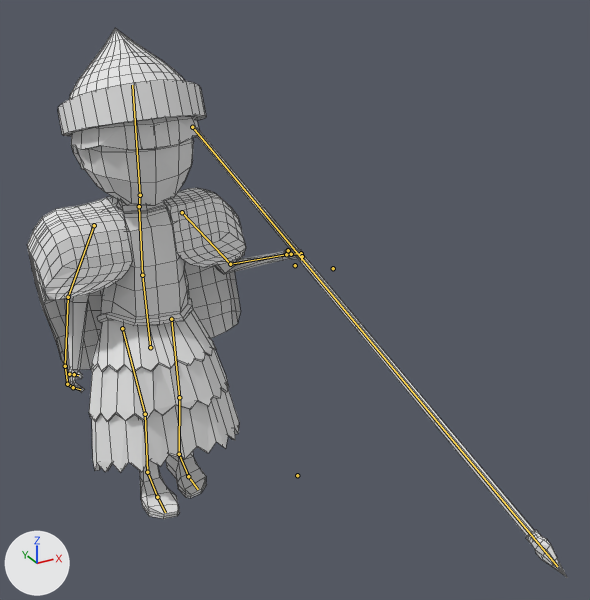
The Blender file Map/Assets/Models/Summerian_warrior/summerian_warrior.blend, before and after one commit.
Camera for both pictures: a 50 mm camera at (-1.07, -3.34, 2.52) aimed at (0.47, -0.55, 1.12). Every picture has the same lights, and +X, +Y and +Z are marked at lower left. Both versions are drawn at frame 5 of the action 'Sumerian_Warrior_Dead'; the numbers are the values there. The bones that bend it are drawn over the model as lines. Mesh edges are drawn as thin lines.

The first picture shows 'Warrior'.
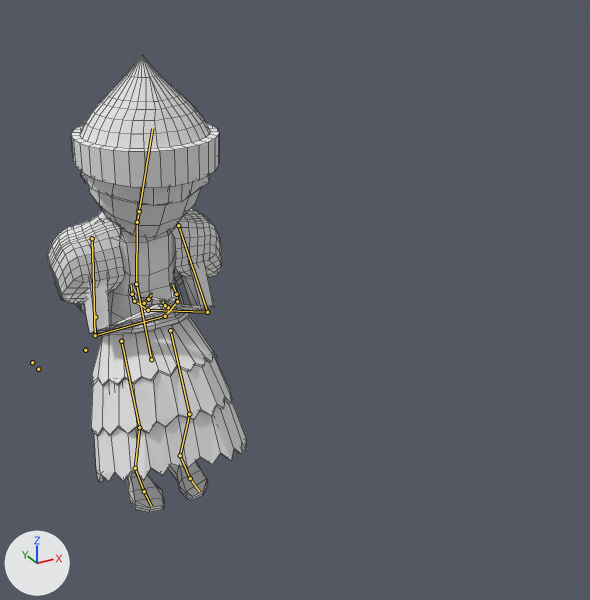
Edits to the scene script, one JSON object a line:
```json
{"block": "bone_abdomen", "where": "bone_abdomen = bpy.data.objects['Armature'].pose.bones['abdomen']  # child of 'root'"}
{"op": "set", "path": "bone_abdomen.location", "old": "(0.0, -0.05, 0.0)", "new": "(0.0, -0.5, -0.01)"}
{"op": "set", "path": "bone_abdomen.rotation_quaternion", "old": "(1.0, 0.0, 0.0, 0.0)", "new": "(0.993, -0.055, -0.008, -0.109)", "note": "degrees (0, 0, 0) -> degrees (-6, -2, -12)"}
{"block": "bone_pecho", "where": "bone_pecho = bpy.data.objects['Armature'].pose.bones['pecho']  # child of 'abdomen'"}
{"op": "set", "path": "bone_pecho.rotation_quaternion", "old": "(1.0, 0.0, 0.0, 0.0)", "new": "(0.997, -0.075, 0.007, -0.009)", "note": "degrees (0, 0, 0) -> degrees (-9, 1, -1)"}
{"block": "bone_cabeza", "where": "bone_cabeza = bpy.data.objects['Armature'].pose.bones['cabeza']  # child of 'cuello'"}
{"op": "set", "path": "bone_cabeza.rotation_quaternion", "old": "(1.0, 0.0, 0.0, 0.0)", "new": "(0.988, -0.149, 0.007, 0.034)", "note": "degrees (0, 0, 0) -> degrees (-17, 1, 4)"}
{"block": "bone_brazo_l", "where": "bone_brazo_l = bpy.data.objects['Armature'].pose.bones['brazo_L']  # child of 'pecho'"}
{"op": "set", "path": "bone_brazo_l.rotation_quaternion", "old": "(0.996, 0.027, 0.006, 0.032)", "new": "(0.924, -0.282, -0.116, -0.231)", "note": "degrees (3, 1, 4) -> degrees (-30, -20, -23)"}
{"block": "bone_antebrazo_l", "where": "bone_antebrazo_l = bpy.data.objects['Armature'].pose.bones['antebrazo_L']  # child of 'brazo_L'"}
{"op": "set", "path": "bone_antebrazo_l.rotation_quaternion", "old": "(0.701, 0.4, -0.334, -0.412)", "new": "(0.604, -0.678, -0.17, -0.383)", "note": "degrees (65, -9, -66) -> degrees (-88, -46, -20)"}
{"block": "bone_mano_l", "where": "bone_mano_l = bpy.data.objects['Armature'].pose.bones['mano_L']  # child of 'antebrazo_L'"}
{"op": "set", "path": "bone_mano_l.rotation_quaternion", "old": "(1.0, 0.0, 0.0, 0.0)", "new": "(0.983, -0.02, -0.014, -0.18)", "note": "degrees (0, 0, 0) -> degrees (-2, -2, -21)"}
{"block": "bone_hacha", "where": "bone_hacha = bpy.data.objects['Armature'].pose.bones['Hacha']  # child of 'mano_L'"}
{"op": "set", "path": "bone_hacha.location", "old": "(1.2, 12.03, -9.09)", "new": "(0.0, 0.0, 0.1)"}
{"op": "set", "path": "bone_hacha.rotation_quaternion", "old": "(0.635, 0.743, -0.097, -0.024)", "new": "(0.989, 0.113, -0.07, -0.042)", "note": "degrees (99, -5, -10) -> degrees (13, -7, -6)"}
{"op": "set", "path": "bone_hacha.scale", "old": "(1.0, 1.0, 1.0)", "new": "(0.0, 0.0, 0.0)"}
{"block": "bone_brazo_r", "where": "bone_brazo_r = bpy.data.objects['Armature'].pose.bones['brazo_R']  # child of 'pecho'"}
{"op": "set", "path": "bone_brazo_r.rotation_quaternion", "old": "(0.969, -0.156, -0.081, -0.161)", "new": "(0.924, -0.282, 0.116, 0.231)", "note": "degrees (-16, -12, -17) -> degrees (-30, 20, 23)"}
{"block": "bone_antebrazo_r", "where": "bone_antebrazo_r = bpy.data.objects['Armature'].pose.bones['antebrazo_R']  # child of 'brazo_R'"}
{"op": "set", "path": "bone_antebrazo_r.rotation_quaternion", "old": "(0.994, 0.068, 0.016, 0.087)", "new": "(0.673, -0.575, 0.218, 0.411)", "note": "degrees (8, 1, 10) -> degrees (-68, 50, 28)"}
{"block": "bone_mano_r", "where": "bone_mano_r = bpy.data.objects['Armature'].pose.bones['mano_R']  # child of 'antebrazo_R'"}
{"op": "set", "path": "bone_mano_r.rotation_quaternion", "old": "(1.0, 0.0, 0.0, 0.0)", "new": "(0.971, -0.149, 0.106, 0.157)", "note": "degrees (0, 0, 0) -> degrees (-15, 15, 16)"}
{"block": "bone_pie_l_control", "where": "bone_pie_l_control = bpy.data.objects['Armature'].pose.bones['pie_L_control']  # child of 'root'"}
{"op": "set", "path": "bone_pie_l_control.location", "old": "(0.0, -0.13, 0.0)", "new": "(0.0, 0.0, 0.0)"}
{"block": "bone_pie_r_control", "where": "bone_pie_r_control = bpy.data.objects['Armature'].pose.bones['pie_R_control']  # child of 'root'"}
{"op": "set", "path": "bone_pie_r_control.location", "old": "(-0.02, 1.49, 0.77)", "new": "(0.0, 0.0, 0.0)"}
```

Pixel boxes (x1, y1, x2, y2) of what changed, in the pictures (590 x 600 px):
```json
{"object": "Warrior", "change": "posed", "before": [27, 28, 567, 577], "after": [48, 55, 246, 512], "on screen": "63% narrower, 17% shorter"}
{"bone": "abdomen", "before": "(150, 347) to (142, 275)", "after": "(151, 359) to (136, 284)"}
{"bone": "pecho", "before": "(142, 275) to (139, 206)", "after": "(136, 284) to (137, 222)"}
{"bone": "cabeza", "before": "(140, 195) to (132, 85)", "after": "(139, 211) to (152, 128)"}
{"bone": "brazo_L", "before": "(182, 212) to (230, 264)", "after": "(178, 225) to (207, 312)"}
{"bone": "antebrazo_L", "before": "(230, 264) to (286, 254)", "after": "(207, 312) to (148, 310)"}
{"bone": "mano_L", "before": "(286, 254) to (301, 253)", "after": "(148, 310) to (134, 301)"}
{"bone": "Hacha", "before": "(192, 127) to (557, 566)", "after": "(32, 362) to (32, 362)"}
{"bone": "brazo_R", "before": "(94, 225) to (68, 297)", "after": "(92, 238) to (95, 335)"}
{"bone": "antebrazo_R", "before": "(68, 297) to (65, 366)", "after": "(95, 335) to (165, 316)"}
{"bone": "mano_R", "before": "(65, 366) to (67, 384)", "after": "(165, 316) to (177, 301)"}
```
